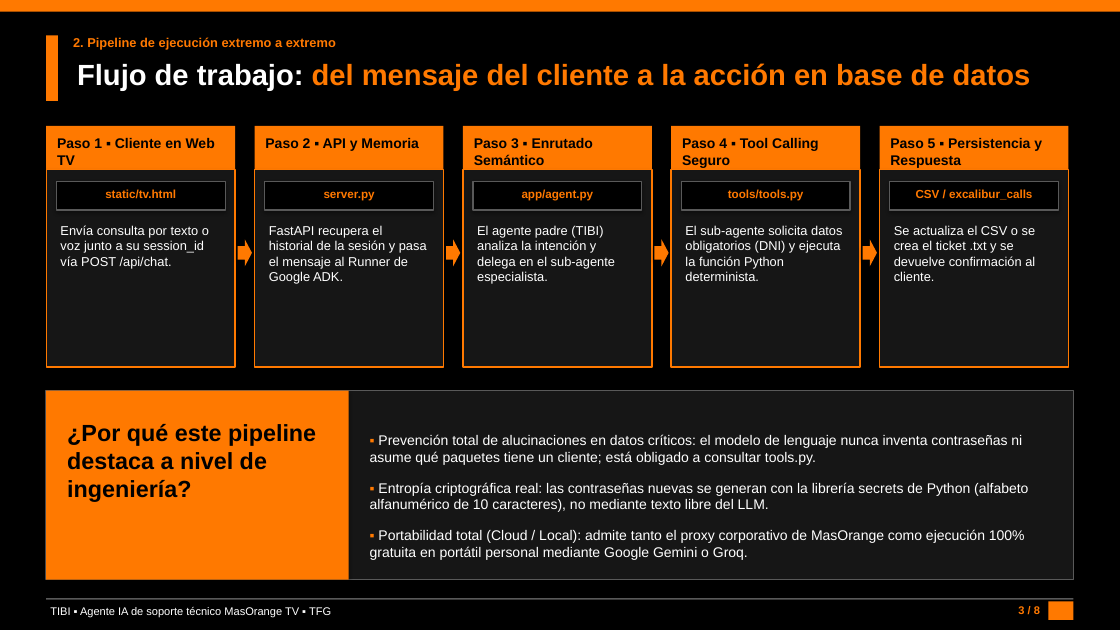
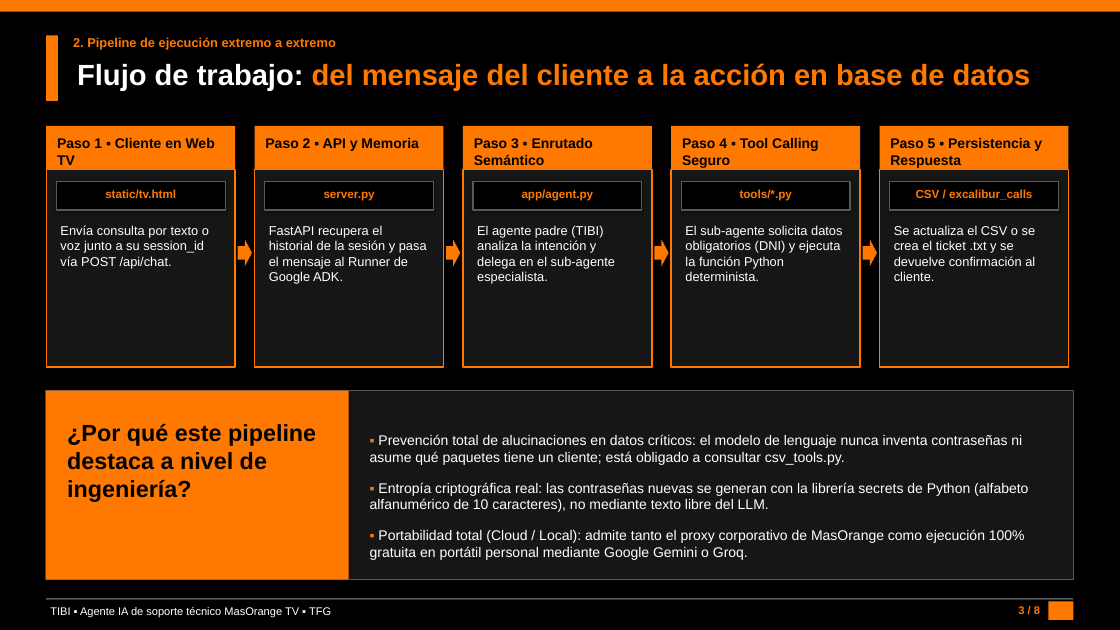
Before and after one commit to DanielBraun11/TIBI_AgenteIA, a slide deck: slide 3 of Presentacion_TFG_TIBI_Orange.pptx. Drawn at 1120x630 pixels with LibreOffice and Linux fonts; fonts in the diff are those of the drawing. Boxes give left, top, right and bottom in pixels: in the first picture for what was removed or moved away, otherwise in the second. Text is boxed around its words. In the diff, an @@ line names an element or a change of style, - is before the commit and + after.

```diff
--- a/Presentacion_TFG_TIBI_Orange.pptx
+++ b/Presentacion_TFG_TIBI_Orange.pptx
@@ text at bbox=[740, 189, 792, 201]: text changed @@
-tools/tools.py
+tools/*.py
@@ text at bbox=[370, 434, 1022, 465]: text changed @@
-▪ Prevención total de alucinaciones en datos críticos: el modelo de lenguaje nunca inventa contraseñas ni asume qué paquetes tiene un cliente; está obligado a consultar tools.py.
+▪ Prevención total de alucinaciones en datos críticos: el modelo de lenguaje nunca inventa contraseñas ni asume qué paquetes tiene un cliente; está obligado a consultar csv_tools.py.
```
Also in this commit, not shown: 3 other slides changed, 2 other files.
